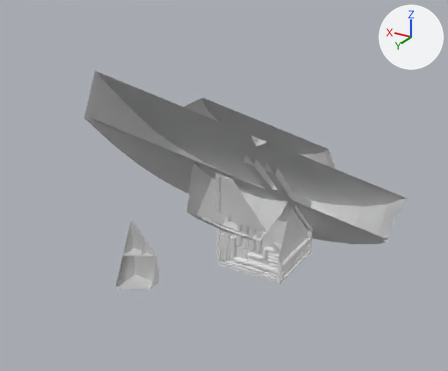
A saved change to the OBJ model src/main/resources/assets/hbm/models/machines/dyson_spinlaunch.obj.
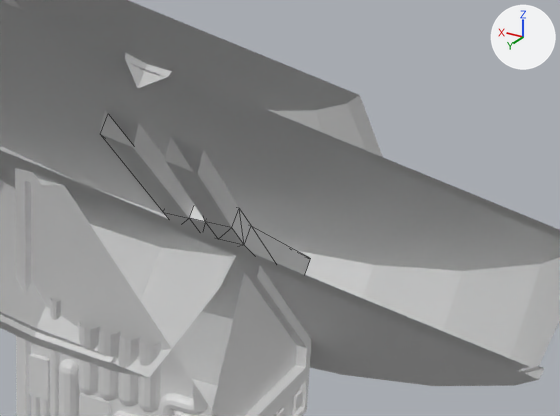
Each version is shown whole from a camera (50 mm lens) standing at (-17.43, 32.67, 22.21) and looking at (1.2, 1.62, 6.68), then close up on the part from 47% to 88% of the width and 32% to 68% of the height. The axes (+X, +Y, +Z) are drawn at upper right. The lights are the same throughout. The close-ups show mesh edges as thin lines. Everything nearer to the camera than a plane just in front of the edit is cut away. Where no turn or scale is listed for an object, it has been applied to the vertices.

Before the edit, the objects in view are built like this:
```python
me_launch = bpy.data.meshes.new('Launch')
me_launch.from_pydata(...)  # 1437 vertices, 2404 faces; spans x -10.5..10.5, y -8.5..8.5, z 0.0..17.0
me_the_thing_that_rotates = bpy.data.meshes.new('The_Thing_That_Rotates')
me_the_thing_that_rotates.from_pydata(...)  # 44 vertices, 76 faces; spans x -1.75..1.75, y -6.01..4.24, z 2.49..12.74
ob_launch = bpy.data.objects.new('Launch', me_launch)
ob_launch.location = (0.0, 0.0, 0.0)
ob_the_thing_that_rotates = bpy.data.objects.new('The_Thing_That_Rotates', me_the_thing_that_rotates)
ob_the_thing_that_rotates.location = (0.0, 0.0, 0.0)
```
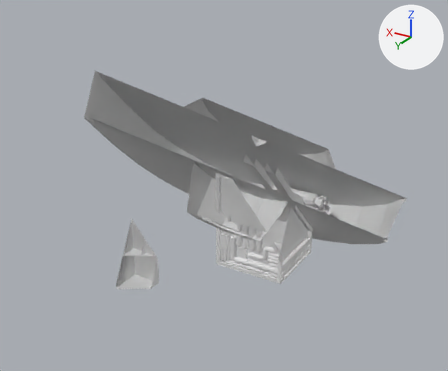
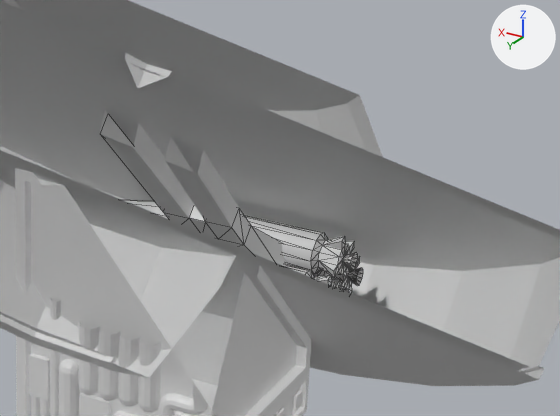
Commit message: spinlauncher payload!

The edits, one by one:
Mesh me_payload is new.
It has 328 vertices, 640 faces and spans x -2.97..4.5, y -6.97..-4.34, z 1.52..4.15.
Object 'Payload' (ob_payload) is new; it shows me_payload.
Its location is (0.0, 0.0, 0.0).

Where the change shows, as pixel boxes [x1, y1, x2, y2] in the close-ups (560 x 416 px):
'Payload', added: after [124, 200, 363, 293]
